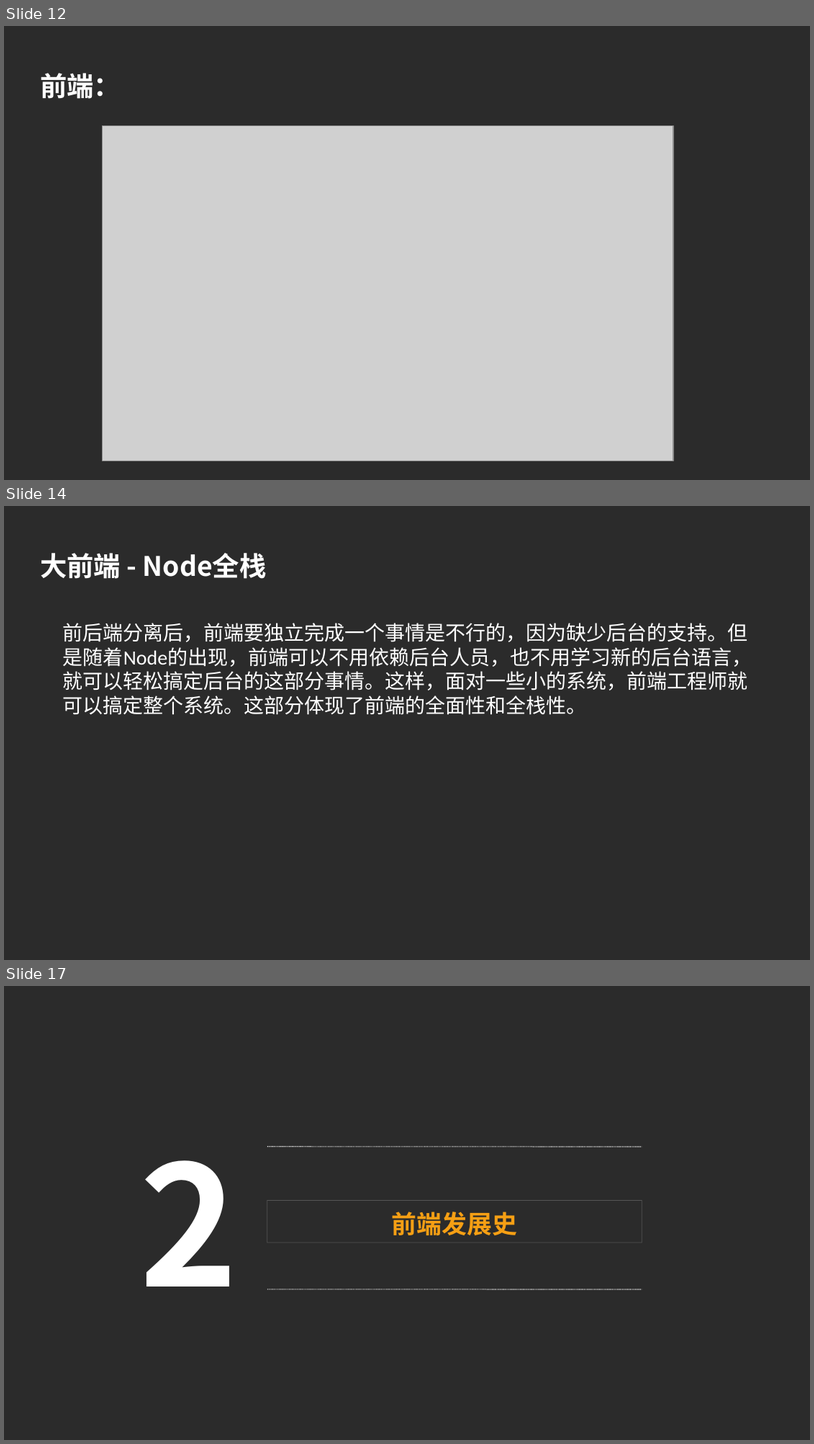
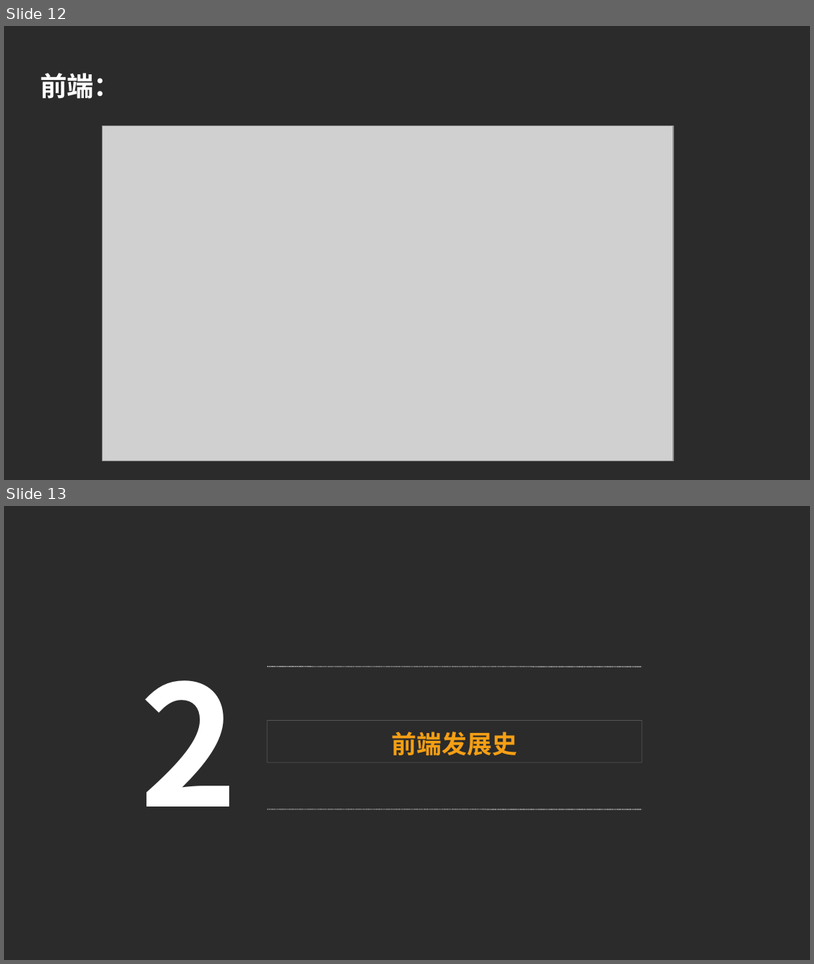
Before and after one commit to luke93h/git-blog, a slide deck: src/大前端简介.pptx. Shown one above the other, each under a label of ours: slides 12, 14 and 17 before the commit, slides 12 and 13 after it; the slides between them are not shown. The pictures are 814x1444 and 814x964 pixels, drawn with LibreOffice and Linux fonts; fonts in the diff are those of the drawing; grey boxes stand for pictures; background and template pictures are left out; a plain dark background stands for a picture behind light text. Boxes give left, top, right and bottom in pixels: in the first picture for what was removed or moved away, otherwise in the second. Text is boxed around its words. In the diff, an @@ line names an element or a change of style, - is before the commit and + after.

```diff
--- a/src/大前端简介.pptx
+++ b/src/大前端简介.pptx
@@ slide 14 removed at (4,506,810,960), background picture (left out) @@
@@ text removed at (40,553,267,579) @@
-大前端 - Node全栈
@@ text removed at (63,623,752,715) @@
-前后端分离后，前端要独立完成一个事情是不行的，因为缺少后台的支持。但是随着Node的出现，前端可以不用依赖后台人员，也不用学习新的后台语言，就可以轻松搞定后台的这部分事情。这样，面对一些小的系统，前端工程师就可以搞定整个系统。这部分体现了前端的全面性和全栈性。
@@ what was slide 17 is now slide 13 @@
```
Also in this commit, not shown: 4 slides changed, 3 other slides removed, 2 other files.
